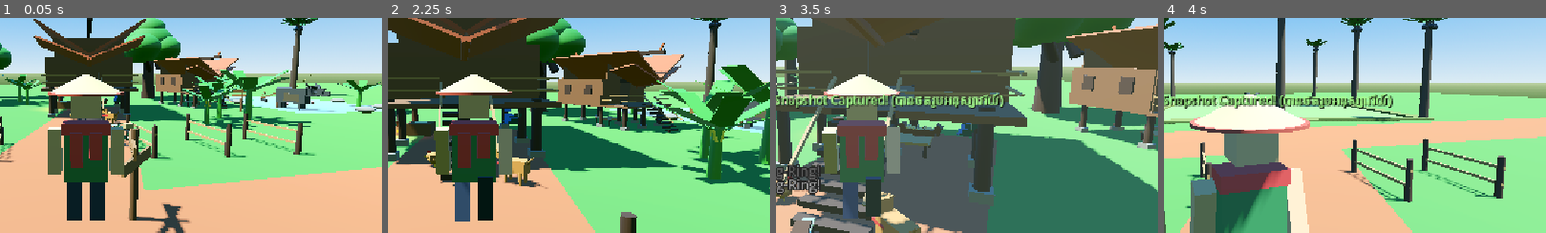
Above: before the commit, frames 1-4 (left to right).
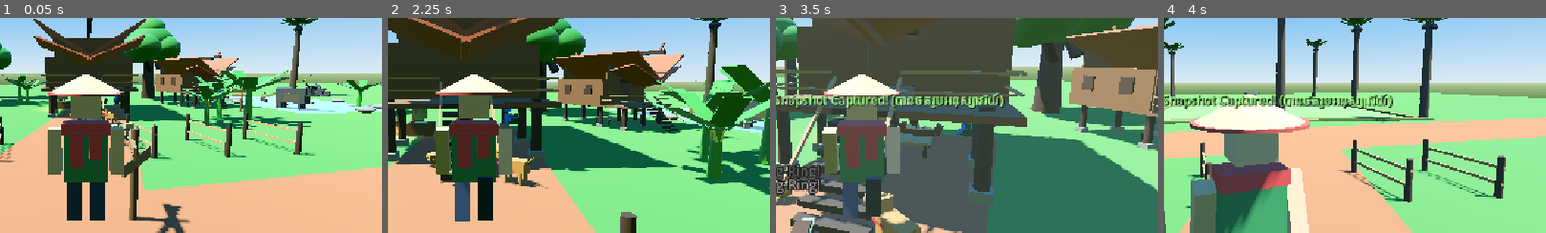
Above: after the commit, the same moments.

Repository: sreylinpo4-oss/cambo-countryside
Game: Godot game, scene res://Main.tscn
Two runs of this game, one before a commit and one after it. Both use one fixed random seed, a clock stepped at 60 frames per second and the inputs below.
Inputs (mouse positions are % of the whole screen's width and height, from its top left):
- Up to frame 1 (0.05 s): no input
- Up to frame 2 (2.25 s): tap Enter (ui_accept) at 0.5, 0.77, 1.07, 1.52, 1.82 s; move the mouse to (55, 50) at 0.52 s; hold Up (ui_up) from 0.53 s (still down); tap E at 0.6, 1.35 s; click (55, 50) at 0.67 s; move the mouse to (45, 50) at 1.27 s; click (45, 50) at 1.42 s; move the mouse to (52, 48) at 2.02 s; tap P at 2.1 s; click (52, 48) at 2.17 s
- Up to frame 3 (3.5 s): keep holding Up (ui_up); tap E at 2.3, 3.05 s; move the mouse to (49, 52) at 2.77 s; tap Space at 2.85 s; click (49, 52) at 2.92 s; tap Enter (ui_accept) at 3.02, 3.32 s
- Up to frame 4 (4 s): keep holding Up (ui_up); move the mouse to (57, 51) at 3.52 s; tap C at 3.6 s; click (57, 51) at 3.67 s; tap Enter (ui_accept) at 3.77 s; tap E at 3.8 s
The pictures show only the part of the screen within x 39-89%, y 28-78%; the shares and areas given below are measured in that part.

The runs differ from the first frame. In frame 1, less than 0.1% of the frame differs, in the area x 15-18%, y 36-39%; in frame 2, 0.2%, in the area x 6-23%, y 42-48%; in frame 3, less than 0.1%; in frame 4, nothing differs.
Error in both runs: Stack overflow. Check for infinite recursion in your script. (res://scripts/bicycle.gd:64)

Commit message:
Step 9: Village NPCs Ta Sok and Ming Bopha with bilingual dialogue and countryside quest errands

Diff:
--- a/main.gd
+++ b/main.gd
@@ -17,6 +17,7 @@
 const VillageDog = preload("res://scripts/village_dog.gd")
 const CountrysideMonkProcession = preload("res://scripts/monk_procession.gd")
 const CountrysideRoneatEk = preload("res://scripts/roneat_instrument.gd")
+const VillageNPC = preload("res://scripts/village_npc.gd")
 
 # Cambo Countryside - Main World Controller
 var day_night: DayNightCycle
@@ -47,6 +48,7 @@
 	_spawn_monk_procession()
 	_spawn_roneat()
 	_setup_water_ambience()
+	_spawn_village_npcs()
 
 	# 4. Enhance HUD with Time Display & Key Guides
 	_setup_hud()
@@ -360,3 +362,43 @@
 	canal_audio.volume_db = -7.0
 	add_child(canal_audio)
 	canal_audio.play()
+
+
+func _spawn_village_npcs() -> void:
+	# 1. Grandfather Sok (Ta Sok) resting in the stilt house yard
+	var ta_sok = VillageNPC.new()
+	ta_sok.name = "NPC_TaSok"
+	ta_sok.npc_name = "Ta Sok (តាសុខ)"
+	ta_sok.npc_role = "Village Elder (ចាស់ទុំភូមិ)"
+	ta_sok.greeting_text = "Peace and long life to you, grandchild. (ជម្រាបសួរចៅ)"
+	ta_sok.quest_text = "The monks are walking their morning alms round. Could you bring 1 fresh Coconut to help with the morning offering?"
+	ta_sok.quest_item = "coconut"
+	ta_sok.quest_item_amount = 1
+	ta_sok.reward_item = "banana"
+	ta_sok.reward_amount = 2
+	ta_sok.completed_text = "Sadhu! May the merit of this offering bring peace and prosperity to your steps. (សូមឲ្យបានសេចក្តីសុខ)"
+	ta_sok.shirt_color = Color(0.90, 0.88, 0.82) # Cotton white
+	ta_sok.pants_color = Color(0.18, 0.20, 0.25)
+	ta_sok.krama_color = Color(0.85, 0.22, 0.22) # Red checkered krama
+	ta_sok.position = Vector3(-17.2, 0.05, 5.2)
+	ta_sok.rotation_degrees.y = 40.0
+	add_child(ta_sok)
+
+	# 2. Auntie Bopha (Ming Bopha) near the outdoor cooking station
+	var ming_bopha = VillageNPC.new()
+	ming_bopha.name = "NPC_MingBopha"
+	ming_bopha.npc_name = "Ming Bopha (មីងបុប្ផា)"
+	ming_bopha.npc_role = "Countryside Cook (ចុងភៅស្រុកស្រែ)"
+	ming_bopha.greeting_text = "Welcome! The charcoal stove is burning warm today. (សួស្តីក្មួយ)"
+	ming_bopha.quest_text = "I am preparing grilled catfish with kroeung herb paste. Could you catch 1 fresh fish from the pond or paddy canal for me?"
+	ming_bopha.quest_item = "fish"
+	ming_bopha.quest_item_amount = 1
+	ming_bopha.reward_item = "coconut"
+	ming_bopha.reward_amount = 2
+	ming_bopha.completed_text = "Thank you so much! Here are fresh coconuts from our palm tree. Eat well! (ញ៉ាំឲ្យឆ្ងាញ់)"
+	ming_bopha.shirt_color = Color(0.24, 0.52, 0.32) # Herb green shirt
+	ming_bopha.pants_color = Color(0.22, 0.24, 0.45) # Indigo blue sampot
+	ming_bopha.krama_color = Color(0.20, 0.35, 0.65) # Blue krama
+	ming_bopha.position = Vector3(-22.8, 0.05, 7.2)
+	ming_bopha.rotation_degrees.y = 80.0
+	add_child(ming_bopha)
--- /dev/null
+++ b/scripts/village_npc.gd
@@ -0,0 +1,277 @@
+extends StaticBody3D
+class_name VillageNPC
+
+const AudioSynth = preload("res://scripts/audio_synth.gd")
+
+# Authentic Cambodian Countryside Villagers (អ្នកភូមិខ្មែរ)
+@export var npc_name: String = "Ta Sok (តាសុខ)"
+@export var npc_role: String = "Village Elder (ចាស់ទុំភូមិ)"
+@export var greeting_text: String = "Peace and good health to you, grandchild. (ជម្រាបសួរចៅ)"
+@export var quest_text: String = "The monks are walking their morning alms round. Could you bring 1 fresh Coconut or Lotus to help with the village offering?"
+@export var quest_item: String = "coconut" # coconut, fish, lotus, banana
+@export var quest_item_amount: int = 1
+@export var reward_item: String = "banana"
+@export var reward_amount: int = 2
+@export var completed_text: String = "Sadhu! May the merits of this offering bring peace and prosperity to your path. (សូមឲ្យបានសេចក្តីសុខ)"
+
+@export var shirt_color: Color = Color(0.88, 0.86, 0.80) # Cotton white
+@export var pants_color: Color = Color(0.20, 0.22, 0.26) # Dark charcoal
+@export var krama_color: Color = Color(0.85, 0.24, 0.24) # Classic red krama
+@export var skin_color: Color = Color(0.78, 0.58, 0.40)  # Tan skin
+
+var is_interactable: bool = true
+var interact_prompt: String = "Talk to %s [E]"
+
+var is_quest_completed: bool = false
+var has_accepted_quest: bool = false
+
+var dialogue_ui: CanvasLayer = null
+var current_player: Node = null
+
+# Visual Mesh Nodes
+var head: MeshInstance3D
+var body: MeshInstance3D
+var krama: MeshInstance3D
+
+func _ready() -> void:
+	add_to_group("interactables")
+	interact_prompt = "Talk to " + npc_name + " [E]"
+	_build_villager_model()
+
+
+func _build_villager_model() -> void:
+	var mat_skin := StandardMaterial3D.new()
+	mat_skin.albedo_color = skin_color
+	mat_skin.roughness = 0.85
+
+	var mat_shirt := StandardMaterial3D.new()
+	mat_shirt.albedo_color = shirt_color
+	mat_shirt.roughness = 0.8
+
+	var mat_pants := StandardMaterial3D.new()
+	mat_pants.albedo_color = pants_color
+	mat_pants.roughness = 0.8
+
+	var mat_krama := StandardMaterial3D.new()
+	mat_krama.albedo_color = krama_color
+	mat_krama.roughness = 0.75
+
+	# 1. Torso / Shirt
+	var b_mesh := BoxMesh.new()
+	b_mesh.size = Vector3(0.55, 0.75, 0.32)
+	body = MeshInstance3D.new()
+	body.mesh = b_mesh
+	body.position = Vector3(0, 1.05, 0)
+	body.material_override = mat_shirt
+	add_child(body)
+
+	# 2. Traditional Krama draped across shoulder or neck
+	var k_mesh := BoxMesh.new()
+	k_mesh.size = Vector3(0.58, 0.14, 0.36)
+	krama = MeshInstance3D.new()
+	krama.mesh = k_mesh
+	krama.position = Vector3(0, 1.38, 0)
+	krama.material_override = mat_krama
+	add_child(krama)
+
+	# Krama tail hanging down
+	var kt_mesh := BoxMesh.new()
+	kt_mesh.size = Vector3(0.14, 0.42, 0.08)
+	var krama_tail := MeshInstance3D.new()
+	krama_tail.mesh = kt_mesh
+	krama_tail.position = Vector3(-0.16, 1.15, 0.16)
+	krama_tail.material_override = mat_krama
+	add_child(krama_tail)
+
+	# 3. Head
+	var h_mesh := BoxMesh.new()
+	h_mesh.size = Vector3(0.36, 0.36, 0.36)
+	head = MeshInstance3D.new()
+	head.mesh = h_mesh
+	head.position = Vector3(0, 1.62, 0)
+	head.material_override = mat_skin
+	add_child(head)
+
+	# 4. Arms
+	for side in [-1.0, 1.0]:
+		var arm_mesh := BoxMesh.new()
+		arm_mesh.size = Vector3(0.16, 0.65, 0.18)
+		var arm := MeshInstance3D.new()
+		arm.mesh = arm_mesh
+		arm.position = Vector3(side * 0.36, 1.05, 0)
+		arm.material_override = mat_shirt
+		add_child(arm)
+
+	# 5. Legs / Sampot / Pants
+	for side in [-1.0, 1.0]:
+		var leg_mesh := BoxMesh.new()
+		leg_mesh.size = Vector3(0.20, 0.70, 0.22)
+		var leg := MeshInstance3D.new()
+		leg.mesh = leg_mesh
+		leg.position = Vector3(side * 0.14, 0.35, 0)
+		leg.material_override = mat_pants
+		add_child(leg)
+
+	# 6. Interaction collision shape
+	var col := CollisionShape3D.new()
+	var cap := CapsuleShape3D.new()
+	cap.radius = 0.45
+	cap.height = 1.85
+	col.shape = cap
+	col.position = Vector3(0, 0.95, 0)
+	add_child(col)
+
+
+func interact(player: Node) -> void:
+	current_player = player
+	_open_dialogue()
+
+
+func _open_dialogue() -> void:
+	if not current_player:
+		return
+
+	if current_player.has_method("release_mouse"):
+		current_player.release_mouse()
+
+	if dialogue_ui:
+		dialogue_ui.queue_free()
+
+	dialogue_ui = CanvasLayer.new()
+	dialogue_ui.name = "NPCDialogueOverlay"
+	add_child(dialogue_ui)
+
+	# Dialogue Box Panel Container at Bottom
+	var panel := PanelContainer.new()
+	var style := StyleBoxFlat.new()
+	style.bg_color = Color(0.12, 0.14, 0.16, 0.94)
+	style.border_width_left = 2
+	style.border_width_top = 2
+	style.border_width_right = 2
+	style.border_width_bottom = 2
+	style.border_color = Color(0.90, 0.75, 0.45, 0.9) # Gold Khmer border
+	style.set_corner_radius_all(10)
+	style.set_content_margin_all(18)
+	panel.add_theme_stylebox_override("panel", style)
+
+	panel.set_anchors_preset(Control.PRESET_BOTTOM_WIDE)
+	panel.anchor_left = 0.15
+	panel.anchor_right = 0.85
+	panel.anchor_top = 0.68
+	panel.anchor_bottom = 0.95
+	dialogue_ui.add_child(panel)
+
+	var vbox := VBoxContainer.new()
+	vbox.add_theme_constant_override("separation", 10)
+	panel.add_child(vbox)
+
+	# Header: NPC Name & Role
+	var lbl_name := Label.new()
+	lbl_name.text = npc_name + " - " + npc_role
+	lbl_name.add_theme_font_size_override("font_size", 18)
+	lbl_name.add_theme_color_override("font_color", Color(1.0, 0.90, 0.55))
+	vbox.add_child(lbl_name)
+
+	# Dialogue Content
+	var lbl_speech := Label.new()
+	lbl_speech.autowrap_mode = TextServer.AUTOWRAP_WORD_SMART
+	lbl_speech.add_theme_font_size_override("font_size", 15)
+	lbl_speech.add_theme_color_override("font_color", Color(0.95, 0.95, 0.95))
+	vbox.add_child(lbl_speech)
+
+	var hbox_btns := HBoxContainer.new()
+	hbox_btns.alignment = BoxContainer.ALIGNMENT_END
+	hbox_btns.add_theme_constant_override("separation", 14)
+	vbox.add_child(hbox_btns)
+
+	if is_quest_completed:
+		lbl_speech.text = completed_text
+		var btn_close := Button.new()
+		btn_close.text = "Goodbye (លាហើយ)"
+		btn_close.add_theme_font_size_override("font_size", 14)
+		btn_close.pressed.connect(_close_dialogue)
+		hbox_btns.add_child(btn_close)
+		return
+
+	# Check if player has the quest item
+	var has_item = current_player.has_method("has_item") and current_player.has_item(quest_item, quest_item_amount)
+
+	if has_accepted_quest:
+		if has_item:
+			lbl_speech.text = "Ah! You have the %s! Thank you so much! (អរគុណច្រើន)" % quest_item.capitalize()
+			var btn_give := Button.new()
+			btn_give.text = "Deliver %s (ជូន%s)" % [quest_item.capitalize(), quest_item]
+			btn_give.add_theme_font_size_override("font_size", 14)
+			btn_give.pressed.connect(_complete_quest)
+			hbox_btns.add_child(btn_give)
+		else:
+			lbl_speech.text = "Please bring %d %s when you can. (សូមជួយរក%s)" % [quest_item_amount, quest_item.capitalize(), quest_item]
+	else:
+		lbl_speech.text = greeting_text + "\n\n" + quest_text
+		var btn_accept := Button.new()
+		btn_accept.text = "I will help! (ខ្ញុំនឹងជួយ) [Accept]"
+		btn_accept.add_theme_font_size_override("font_size", 14)
+		btn_accept.pressed.connect(func():
+			has_accepted_quest = true
+			_close_dialogue()
+			_show_toast("Accepted Errand: " + quest_item.capitalize() + " for " + npc_name)
+		)
+		hbox_btns.add_child(btn_accept)
+
+	var btn_leave := Button.new()
+	btn_leave.text = "Farewell (លាហើយ)"
+	btn_leave.add_theme_font_size_override("font_size", 14)
+	btn_leave.pressed.connect(_close_dialogue)
+	hbox_btns.add_child(btn_leave)
+
+
+func _complete_quest() -> void:
+	if not current_player:
+		return
+
+	# Deduct item
+	if current_player.has_method("remove_inventory"):
+		current_player.remove_inventory(quest_item, quest_item_amount)
+
+	# Give reward
+	if current_player.has_method("add_inventory"):
+		current_player.add_inventory(reward_item, reward_amount)
+
+	is_quest_completed = true
+	AudioSynth.play("pickup", 2.2)
+
+	# Grant gratitude buff
+	if current_player.has_method("apply_food_buff"):
+		current_player.apply_food_buff(
+			"strength",
+			90.0,
+			1.40,
+			"Completed Errand for " + npc_name + "! Received +" + str(reward_amount) + " " + reward_item.capitalize()
+		)
+
+	_show_toast("Errand Completed! Received +" + str(reward_amount) + " " + reward_item.capitalize())
+	_close_dialogue()
+
+
+func _close_dialogue() -> void:
+	if current_player and current_player.has_method("capture_mouse"):
+		current_player.capture_mouse()
+
+	if dialogue_ui:
+		dialogue_ui.queue_free()
+		dialogue_ui = null
+
+
+func _show_toast(msg: String) -> void:
+	var label = Label3D.new()
+	label.text = msg
+	label.font_size = 28
+	label.billboard = BaseMaterial3D.BILLBOARD_ENABLED
+	label.modulate = Color(0.65, 1.0, 0.55)
+	label.position = global_position + Vector3(0, 2.1, 0)
+	get_parent().add_child(label)
+
+	var tw = create_tween()
+	tw.tween_property(label, "position:y", label.position.y + 1.2, 1.6)
+	tw.parallel().tween_property(label, "modulate:a", 0.0, 1.6)
+	tw.tween_callback(label.queue_free)
